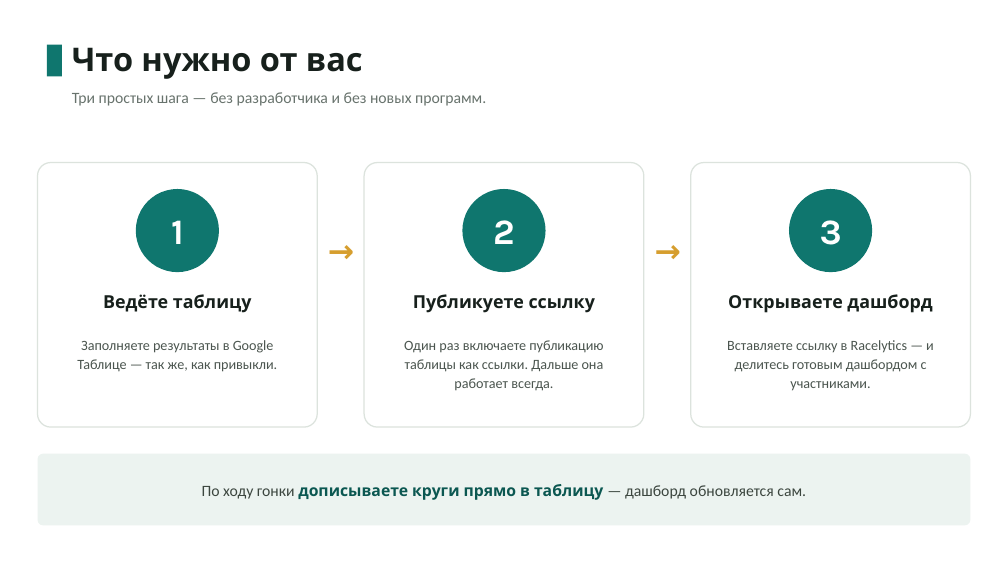
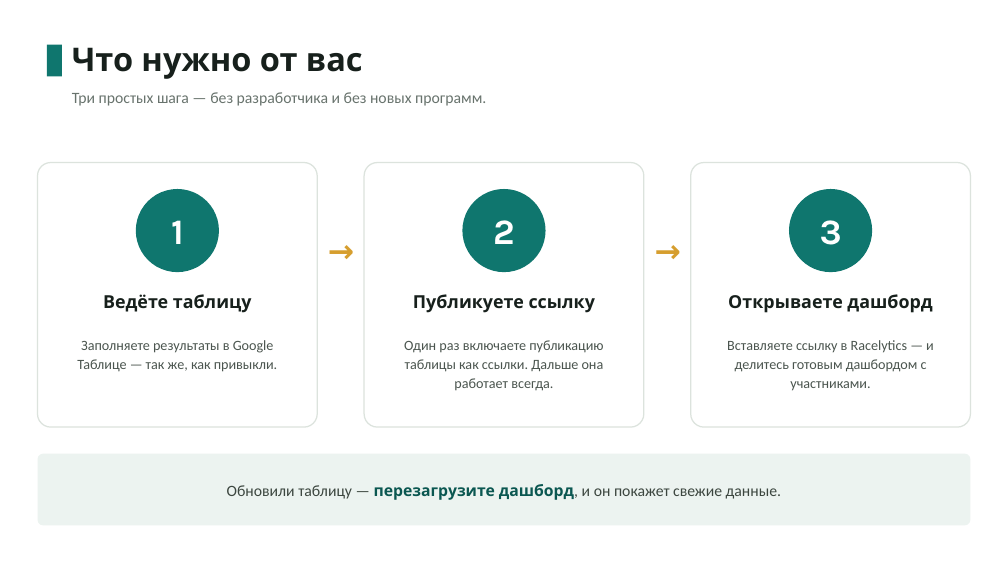
Before and after one commit to ken48/racelytics, a slide deck: slide 6 of Racelytics.pptx. Drawn at 1008x567 pixels with LibreOffice and Linux fonts; fonts in the diff are those of the drawing. Boxes give left, top, right and bottom in pixels: in the first picture for what was removed or moved away, otherwise in the second. Text is boxed around its words. In the diff, an @@ line names an element or a change of style, - is before the commit and + after.

```diff
--- a/Racelytics.pptx
+++ b/Racelytics.pptx
@@ text at box(227, 484, 781, 500): text changed @@
-По ходу гонки дописываете круги прямо в таблицу — дашборд обновляется сам.
+Обновили таблицу — перезагрузите дашборд, и он покажет свежие данные.
```
Also in this commit, not shown: 2 other slides changed, 1 slide added, 1 slide removed.
